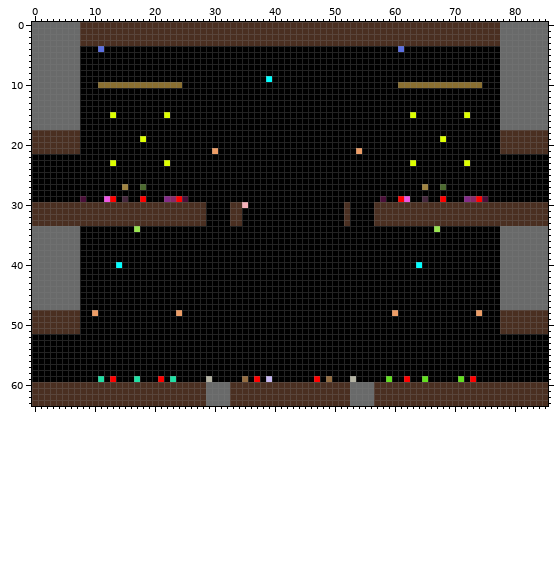
One commit to this pixel-art file: Assets/Maps/GrandArchives/WritingRoom.aseprite. The picture above is the old version.
86x64 pixels, 1 frame.
After:
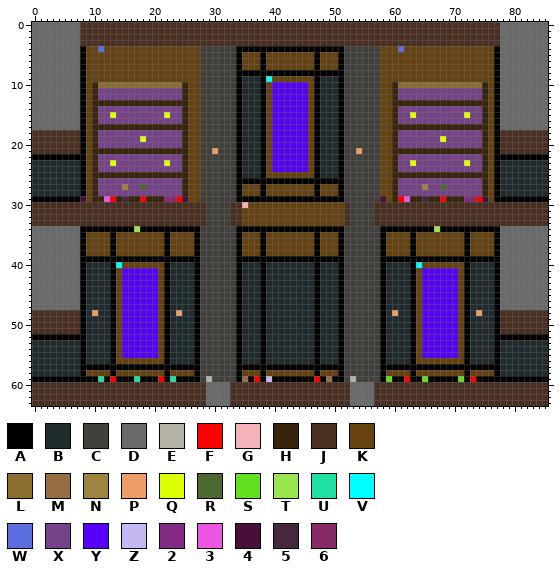
Palette (. is transparent): A #000000  B #202b2e  C #42403d  D #696a6a  E #b4b3a3  F #ff0000  G #f6b2b9  H #36240b  J #4a2f21  K #65420e  L #8a6f30  M #946d41  N #9f8341  P #ed9d66  Q #ddff00  R #4b692f  S #62e01f  T #99e550  U #1fe0a4  V #00ffff  W #5b6ee1  X #76428a  Y #5600fb  Z #c6b7f2  2 #832a86  3 #ed56e3  4 #4a0f38  5 #45283c  6 #862a68
The author wrote: frame writing room top doorways
The exact change:
layer "Walls" now shown
Changed rows in their new state; - is an unchanged pixel.
Layer "Walls":
first column x 0:
 4 ---------KK-KKKKKKKKKKKKKKKKCCCCCC------------------CCCCCCKKK-KKKKKKKKKKKKKKK---------
 5 ---------KKKKKKKKKKKKKKKKKKKCCCCCC-KKK-KKKKKKKK-KKK-CCCCCCKKKKKKKKKKKKKKKKKKK---------
 6 ---------KKKKKKKKKKKKKKKKKKKCCCCCC-KKK-KKKKKKKK-KKK-CCCCCCKKKKKKKKKKKKKKKKKKK---------
 7 ---------KKKKKKKKKKKKKKKKKKKCCCCCC-KKK-KKKKKKKK-KKK-CCCCCCKKKKKKKKKKKKKKKKKKK---------
 8 ---------KKKKKKKKKKKKKKKKKKKCCCCCC------------------CCCCCCKKKKKKKKKKKKKKKKKKK---------
 9 ---------KKKKKKKKKKKKKKKKKKKCCCCCC-BBB--KKKKKKK-BBB-CCCCCCKKKKKKKKKKKKKKKKKKK---------
10 ---------KH--------------HKKCCCCCC-BBB-KYYYYYYK-BBB-CCCCCCKKH--------------HK---------
11 ---------KHXXXXXXXXXXXXXXHKKCCCCCC-BBB-KYYYYYYK-BBB-CCCCCCKKHXXXXXXXXXXXXXXHK---------
12 ---------KHXXXXXXXXXXXXXXHKKCCCCCC-BBB-KYYYYYYK-BBB-CCCCCCKKHXXXXXXXXXXXXXXHK---------
13 ---------KHHHHHHHHHHHHHHHHKKCCCCCC-BBB-KYYYYYYK-BBB-CCCCCCKKHHHHHHHHHHHHHHHHK---------
14 ---------KHXXXXXXXXXXXXXXHKKCCCCCC-BBB-KYYYYYYK-BBB-CCCCCCKKHXXXXXXXXXXXXXXHK---------
15 ---------KHXX-XXXXXXXX-XXHKKCCCCCC-BBB-KYYYYYYK-BBB-CCCCCCKKHXX-XXXXXXXX-XXHK---------
16 ---------KHXXXXXXXXXXXXXXHKKCCCCCC-BBB-KYYYYYYK-BBB-CCCCCCKKHXXXXXXXXXXXXXXHK---------
17 ---------KHHHHHHHHHHHHHHHHKKCCCCCC-BBB-KYYYYYYK-BBB-CCCCCCKKHHHHHHHHHHHHHHHHK---------
18 ---------KHXXXXXXXXXXXXXXHKKCCCCCC-BBB-KYYYYYYK-BBB-CCCCCCKKHXXXXXXXXXXXXXXHK---------
19 ---------KHXXXXXXX-XXXXXXHKKCCCCCC-BBB-KYYYYYYK-BBB-CCCCCCKKHXXXXXXX-XXXXXXHK---------
20 ---------KHXXXXXXXXXXXXXXHKKCCCCCC-BBB-KYYYYYYK-BBB-CCCCCCKKHXXXXXXXXXXXXXXHK---------
21 ---------KHHHHHHHHHHHHHHHHKKCC-CCC-BBB-KYYYYYYK-BBB-CC-CCCKKHHHHHHHHHHHHHHHHK---------
22 ---------KHXXXXXXXXXXXXXXHKKCCCCCC-BBB-KYYYYYYK-BBB-CCCCCCKKHXXXXXXXXXXXXXXHK---------
23 BBBBBBBB-KHXX-XXXXXXXX-XXHKKCCCCCC-BBB-KYYYYYYK-BBB-CCCCCCKKHXX-XXXXXXXX-XXHK-BBBBBBBB
24 BBBBBBBB-KHXXXXXXXXXXXXXXHKKCCCCCC-BBB-KYYYYYYK-BBB-CCCCCCKKHXXXXXXXXXXXXXXHK-BBBBBBBB
25 BBBBBBBB-KHHHHHHHHHHHHHHHHKKCCCCCC-BBB-KKKKKKKK-BBB-CCCCCCKKHHHHHHHHHHHHHHHHK-BBBBBBBB
26 BBBBBBBB-KHXXXXXXXXXXXXXXHKKCCCCCC------------------CCCCCCKKHXXXXXXXXXXXXXXHK-BBBBBBBB
27 BBBBBBBB-KHXXXX-XX-XXXXXXHKKCCCCCC-KKK-KKKKKKKK-KKK-CCCCCCKKHXXXX-XX-XXXXXXHK-BBBBBBBB
28 BBBBBBBB-KHXXXXXXXXXXXXXXHKKCCCCCC-KKK-KKKKKKKK-KKK-CCCCCCKKHXXXXXXXXXXXXXXHK-BBBBBBBB
29 ---------KHH--H-HH-HHH----KKCCCCCC------------------CCCCCC-KH--HH-HH-HHH----K---------
30 -----------------------------CCCC---KKKKKKKKKKKKKKKK-CCCC-----------------------------
31 -----------------------------CCCC--KKKKKKKKKKKKKKKKK-CCCC-----------------------------
32 -----------------------------CCCC--KKKKKKKKKKKKKKKKK-CCCC-----------------------------
33 -----------------------------CCCC--KKKKKKKKKKKKKKKKK-CCCC-----------------------------
34 ----------------------------CCCCCC------------------CCCCCC----------------------------
35 ---------KKKK-KKKKKKKK-KKKK-CCCCCC-KKK-KKKKKKKK-KKK-CCCCCC-KKKK-KKKKKKKK-KKKK---------
36 ---------KKKK-KKKKKKKK-KKKK-CCCCCC-KKK-KKKKKKKK-KKK-CCCCCC-KKKK-KKKKKKKK-KKKK---------
37 ---------KKKK-KKKKKKKK-KKKK-CCCCCC-KKK-KKKKKKKK-KKK-CCCCCC-KKKK-KKKKKKKK-KKKK---------
38 ---------KKKK-KKKKKKKK-KKKK-CCCCCC-KKK-KKKKKKKK-KKK-CCCCCC-KKKK-KKKKKKKK-KKKK---------
39 ----------------------------CCCCCC------------------CCCCCC----------------------------
40 ---------BBBB--KKKKKKK-BBBB-CCCCCC-BBB-BBBBBBBB-BBB-CCCCCC-BBBB--KKKKKKK-BBBB---------
41 ---------BBBB-KYYYYYYK-BBBB-CCCCCC-BBB-BBBBBBBB-BBB-CCCCCC-BBBB-KYYYYYYK-BBBB---------
42 ---------BBBB-KYYYYYYK-BBBB-CCCCCC-BBB-BBBBBBBB-BBB-CCCCCC-BBBB-KYYYYYYK-BBBB---------
43 ---------BBBB-KYYYYYYK-BBBB-CCCCCC-BBB-BBBBBBBB-BBB-CCCCCC-BBBB-KYYYYYYK-BBBB---------
44 ---------BBBB-KYYYYYYK-BBBB-CCCCCC-BBB-BBBBBBBB-BBB-CCCCCC-BBBB-KYYYYYYK-BBBB---------
45 ---------BBBB-KYYYYYYK-BBBB-CCCCCC-BBB-BBBBBBBB-BBB-CCCCCC-BBBB-KYYYYYYK-BBBB---------
46 ---------BBBB-KYYYYYYK-BBBB-CCCCCC-BBB-BBBBBBBB-BBB-CCCCCC-BBBB-KYYYYYYK-BBBB---------
47 ---------BBBB-KYYYYYYK-BBBB-CCCCCC-BBB-BBBBBBBB-BBB-CCCCCC-BBBB-KYYYYYYK-BBBB---------
48 ---------B-BB-KYYYYYYK-B-BB-CCCCCC-BBB-BBBBBBBB-BBB-CCCCCC-B-BB-KYYYYYYK-B-BB---------
49 ---------BBBB-KYYYYYYK-BBBB-CCCCCC-BBB-BBBBBBBB-BBB-CCCCCC-BBBB-KYYYYYYK-BBBB---------
50 ---------BBBB-KYYYYYYK-BBBB-CCCCCC-BBB-BBBBBBBB-BBB-CCCCCC-BBBB-KYYYYYYK-BBBB---------
51 ---------BBBB-KYYYYYYK-BBBB-CCCCCC-BBB-BBBBBBBB-BBB-CCCCCC-BBBB-KYYYYYYK-BBBB---------
52 ---------BBBB-KYYYYYYK-BBBB-CCCCCC-BBB-BBBBBBBB-BBB-CCCCCC-BBBB-KYYYYYYK-BBBB---------
53 BBBBBBBB-BBBB-KYYYYYYK-BBBB-CCCCCC-BBB-BBBBBBBB-BBB-CCCCCC-BBBB-KYYYYYYK-BBBB-BBBBBBBB
54 BBBBBBBB-BBBB-KYYYYYYK-BBBB-CCCCCC-BBB-BBBBBBBB-BBB-CCCCCC-BBBB-KYYYYYYK-BBBB-BBBBBBBB
55 BBBBBBBB-BBBB-KYYYYYYK-BBBB-CCCCCC-BBB-BBBBBBBB-BBB-CCCCCC-BBBB-KYYYYYYK-BBBB-BBBBBBBB
56 BBBBBBBB-BBBB-KKKKKKKK-BBBB-CCCCCC-BBB-BBBBBBBB-BBB-CCCCCC-BBBB-KKKKKKKK-BBBB-BBBBBBBB
57 BBBBBBBB--------------------CCCCCC------------------CCCCCC--------------------BBBBBBBB
58 BBBBBBBB-KKKK-KKKKKKKK-KKKK-CCCCCC-KKK-KKKKKKKK-KKK-CCCCCC-KKKK-KKKKKKKK-KKKK-BBBBBBBB
59 ----------------------------C-CCCC------------------C-CCCC----------------------------
Where, in picture pixels (left, top, right, bottom), the same in both pictures:
changed: (32, 46, 548, 382)
